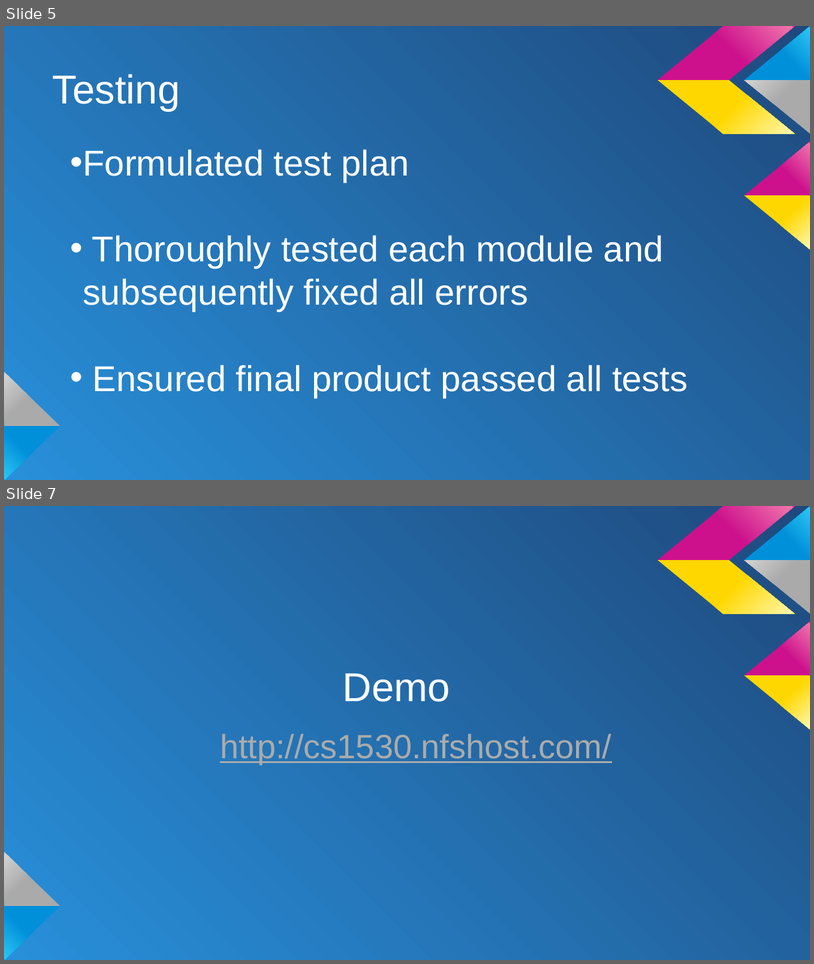
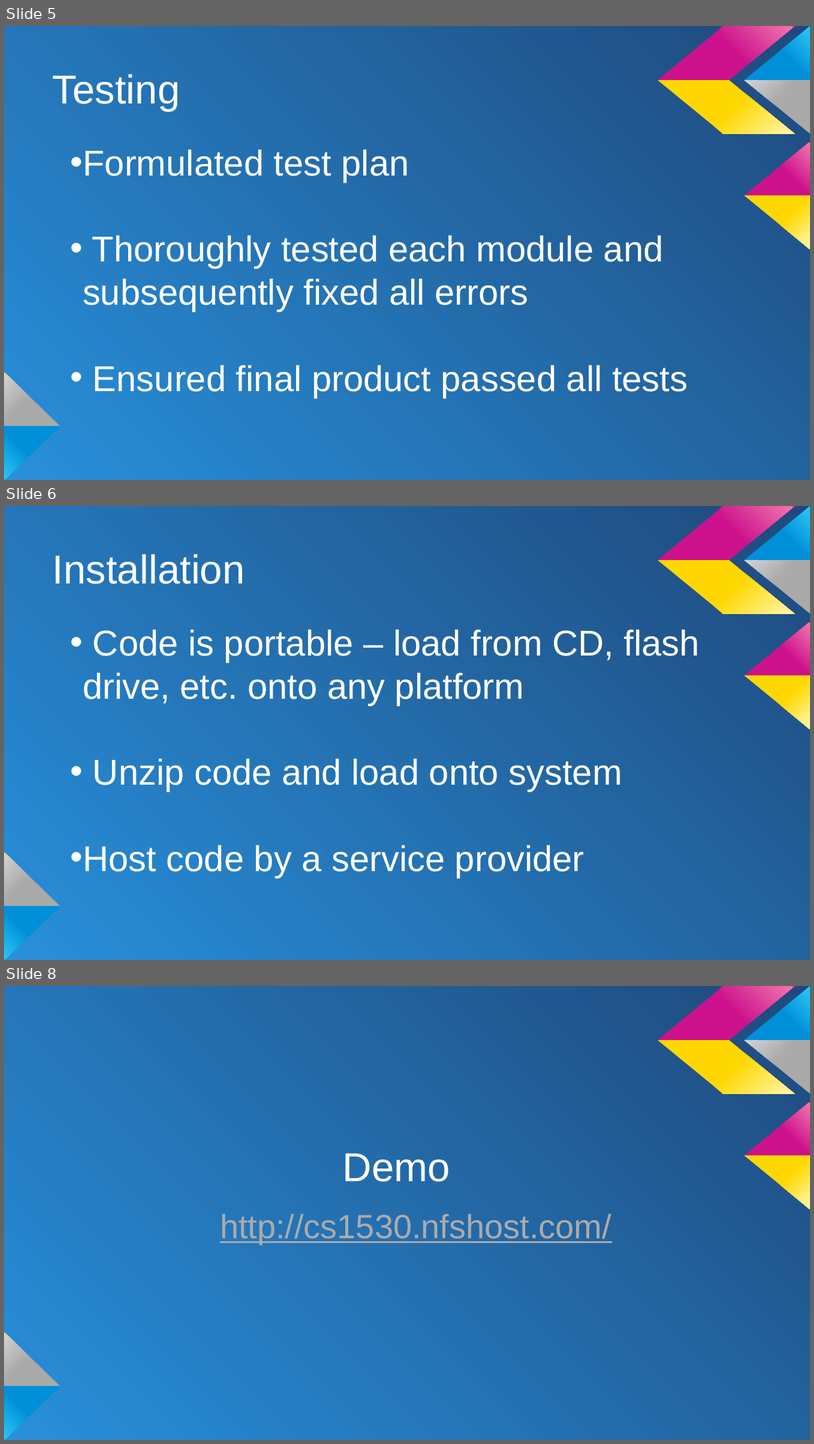
Before and after one commit to CS1530-G7/EventHub, a slide deck: private/doc/Final Presentation.pptx. Shown one above the other, each under a label of ours: slides 5 and 7 before the commit, slides 5, 6 and 8 after it; the slides between them are not shown. The pictures are 814x964 and 814x1444 pixels, drawn with LibreOffice and Linux fonts; fonts in the diff are those of the drawing. Boxes give left, top, right and bottom in pixels: in the first picture for what was removed or moved away, otherwise in the second. Text is boxed around its words. In the diff, an @@ line names an element or a change of style, - is before the commit and + after.

```diff
--- a/private/doc/Final Presentation.pptx
+++ b/private/doc/Final Presentation.pptx
@@ slide 6 added at [4,506,810,960], background gradient #2890DA to #1F497D; not listed: 8 template elements that a slide beside it also shows @@
@@ title added at [53,554,245,584], 36 pt, text #FFFFFF @@
+Installation
@@ text added at [71,629,700,877], 32 pt, text #FFFFFF @@
+• Code is portable – load from CD, flash drive, etc. onto any platform
+• Unzip code and load onto system
+• Host code by a service provider
@@ what was slide 7 is now slide 8 @@
```
Also in this commit, not shown: 2 slides changed.
